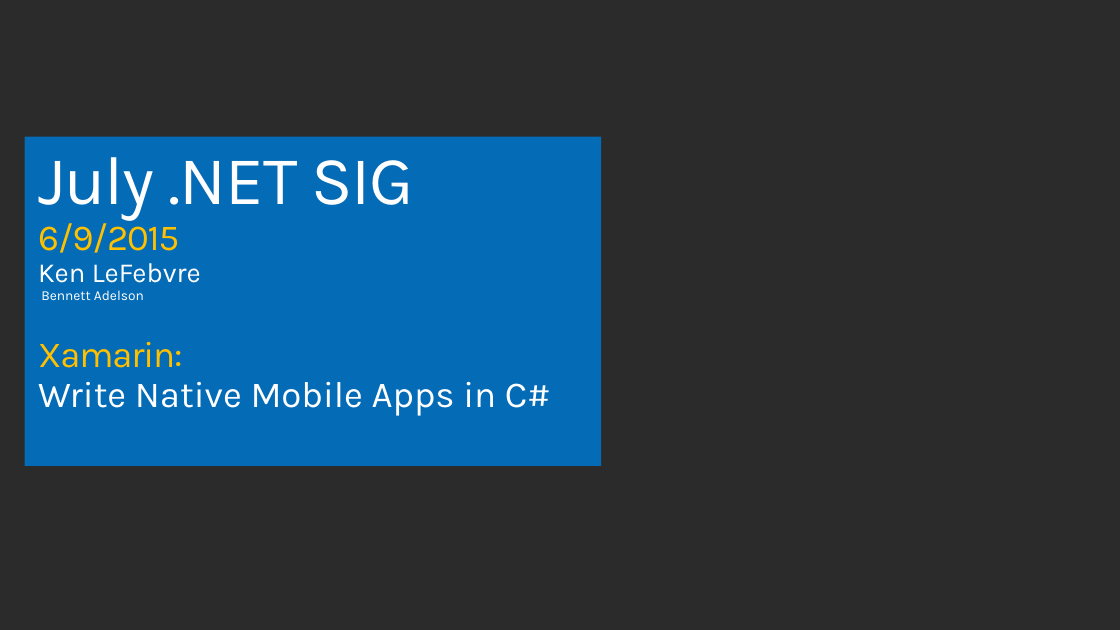
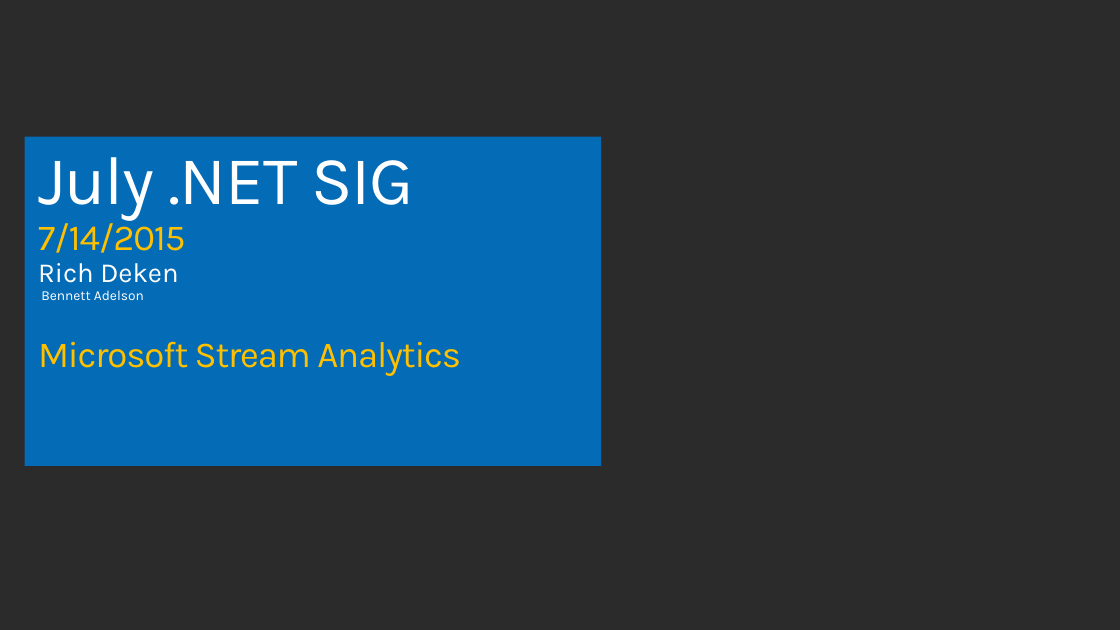
Before and after one commit to cledotnet/Xamarin.Forms, a slide deck: slide 32 of doc/Cross-Platform with Xamarin.pptx (slide 27 before the commit). Drawn at 1120x630 pixels with LibreOffice and Linux fonts; fonts in the diff are those of the drawing; background and template pictures are left out; a plain dark background stands for a picture behind light text. Boxes give left, top, right and bottom in pixels: in the first picture for what was removed or moved away, otherwise in the second. Text is boxed around its words. In the diff, an @@ line names an element or a change of style, - is before the commit and + after.

```diff
--- a/doc/Cross-Platform with Xamarin.pptx
+++ b/doc/Cross-Platform with Xamarin.pptx
@@ title at box(38, 157, 414, 300): text changed @@
-July .NET SIG
-6/9/2015
-Ken LeFebvre
-Bennett Adelson
+July .NET SIG
+7/14/2015
+Rich Deken
+Bennett Adelson
@@ text at box(38, 341, 461, 376): text changed; text colour #FFFFFF to #FFC000 @@
-Xamarin:
-Write Native Mobile Apps in C#
+Microsoft Stream Analytics
```
Also in this commit, not shown: 2 other slides changed, 5 slides added, 1 other file.
